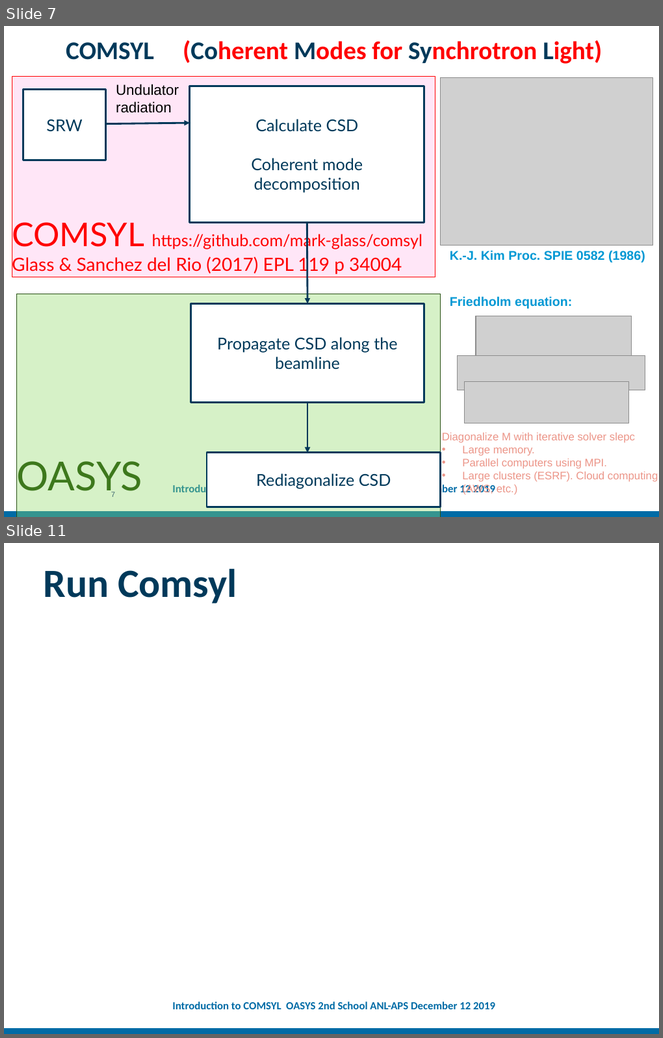
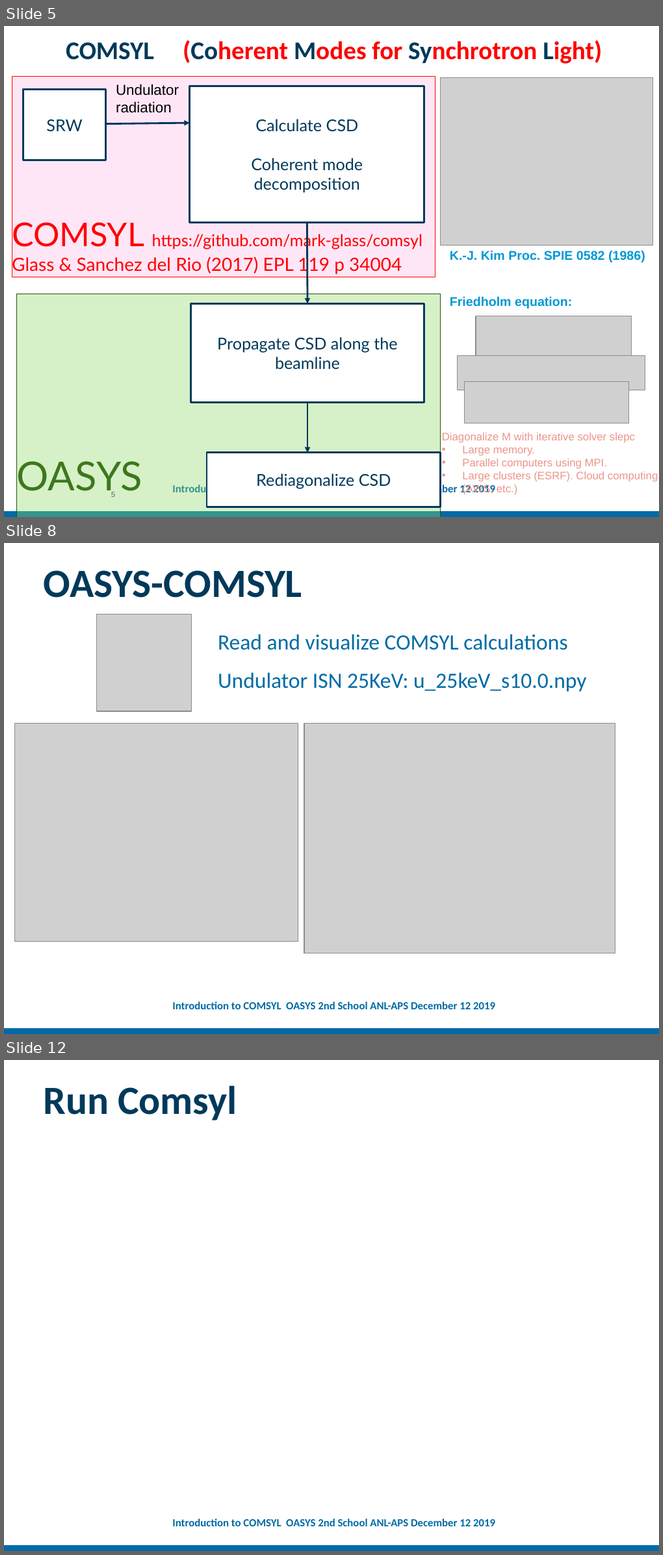
Before and after one commit to oasys-kit/oasys_school, a slide deck: second/slides/Introduction_to_COMSYL.pptx. Shown one above the other, each under a label of ours: slides 7 and 11 before the commit, slides 5, 8 and 12 after it; the slides between them are not shown. The pictures are 663x1038 and 663x1555 pixels, drawn with LibreOffice and Linux fonts; fonts in the diff are those of the drawing; grey boxes stand for pictures; background and template pictures are left out. Boxes give left, top, right and bottom in pixels: in the first picture for what was removed or moved away, otherwise in the second. Text is boxed around its words. In the diff, an @@ line names an element or a change of style, - is before the commit and + after.

```diff
--- a/second/slides/Introduction_to_COMSYL.pptx
+++ b/second/slides/Introduction_to_COMSYL.pptx
@@ slide 8 added at box(4, 543, 659, 1034), background #FFFFFF; not listed: 2 template elements that a slide beside it also shows @@
@@ title added at box(43, 570, 302, 598), 44 pt, text #00395A, bold @@
+OASYS-COMSYL
@@ picture added at box(97, 614, 191, 711) @@
@@ text added at box(218, 634, 568, 650), 24 pt, text #006BA6 @@
+Read and visualize COMSYL calculations
@@ text added at box(218, 672, 587, 692), 24 pt, text #006BA6 @@
+Undulator ISN 25KeV: u_25keV_s10.0.npy
@@ picture added at box(15, 723, 298, 941) @@
@@ picture added at box(304, 723, 615, 954) @@
@@ what was slide 7 is now slide 5 @@
@@ page number at box(111, 492, 115, 497): text changed @@
-7
+5
@@ what was slide 11 is now slide 12 @@
```
Also in this commit, not shown: 2 slides changed, 3 other slides added, 1 slide removed, 4 other files.
